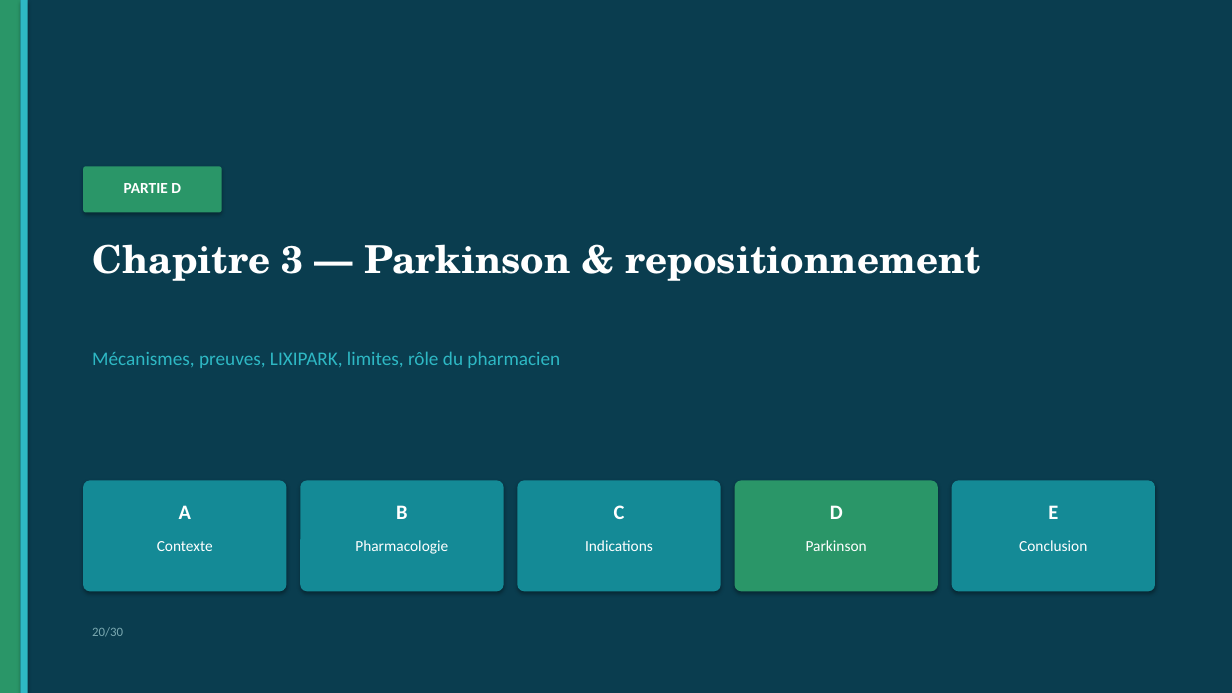
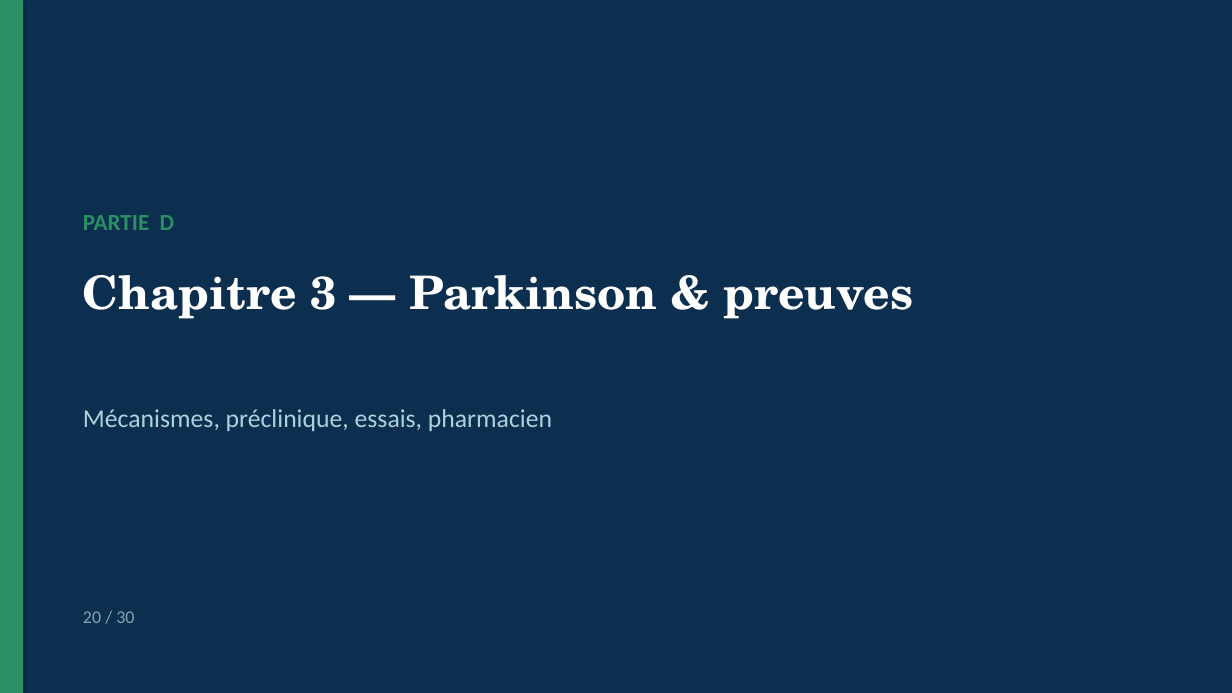
Before and after one commit to Mashtal-Platform/mashtal-platform, a slide deck: slide 20 of docs/presentation/Soutenance_GLP1_Parkinson.pptx. Drawn at 1232x693 pixels with LibreOffice and Linux fonts; fonts in the diff are those of the drawing. Boxes give left, top, right and bottom in pixels: in the first picture for what was removed or moved away, otherwise in the second. Text is boxed around its words. In the diff, an @@ line names an element or a change of style, - is before the commit and + after.

```diff
--- a/docs/presentation/Soutenance_GLP1_Parkinson.pptx
+++ b/docs/presentation/Soutenance_GLP1_Parkinson.pptx
@@ rectangle at [0, 0, 1232, 693]: fill #0A3D4F to #0D2F4F @@
@@ rectangle at [0, 0, 23, 693]: fill #2A9668 to #2A8F62 @@
@@ rectangle removed at [20, 0, 28, 693] @@
@@ rounded rectangle removed at [83, 166, 222, 213] @@
@@ text "PARTIE D": place and size @@
-text "PARTIE D" at [124, 183, 181, 193]
+text "PARTIE D" at [83, 215, 175, 230]
@@ text "PARTIE D" at [83, 215, 175, 230]: size 12 to 18 pt, text colour #FFFFFF to #2A8F62; alignment centre to left @@
@@ text at [83, 275, 913, 319]: text changed; size 30 to 36 pt @@
-Chapitre 3 — Parkinson & repositionnement
+Chapitre 3 — Parkinson & preuves
@@ text at [83, 409, 552, 431]: text changed; size 15 to 20 pt; text colour #2EB8C4 to #A8D4DE @@
-Mécanismes, preuves, LIXIPARK, limites, rôle du pharmacien
+Mécanismes, préclinique, essais, pharmacien
@@ rounded rectangle removed at [83, 481, 287, 592] @@
@@ text removed at [179, 505, 191, 519] @@
-A
@@ rounded rectangle removed at [300, 481, 504, 592] @@
@@ text removed at [396, 505, 407, 519] @@
-B
@@ rounded rectangle removed at [518, 481, 721, 592] @@
@@ text removed at [614, 505, 625, 519] @@
-C
@@ rounded rectangle removed at [735, 481, 938, 592] @@
@@ text removed at [830, 505, 843, 519] @@
-D
@@ rounded rectangle removed at [952, 481, 1155, 592] @@
@@ text removed at [1048, 505, 1058, 519] @@
-E
@@ text removed at [157, 541, 213, 551] @@
-Contexte
@@ text removed at [355, 540, 448, 554] @@
-Pharmacologie
@@ text removed at [585, 540, 653, 551] @@
-Indications
@@ text removed at [806, 540, 867, 551] @@
-Parkinson
@@ text removed at [1019, 540, 1087, 551] @@
-Conclusion
@@ text at [83, 611, 134, 623]: text changed; size 10 to 14 pt @@
-20/30
+20 / 30
```
Also in this commit, not shown: 29 other slides changed, 9 other files.
